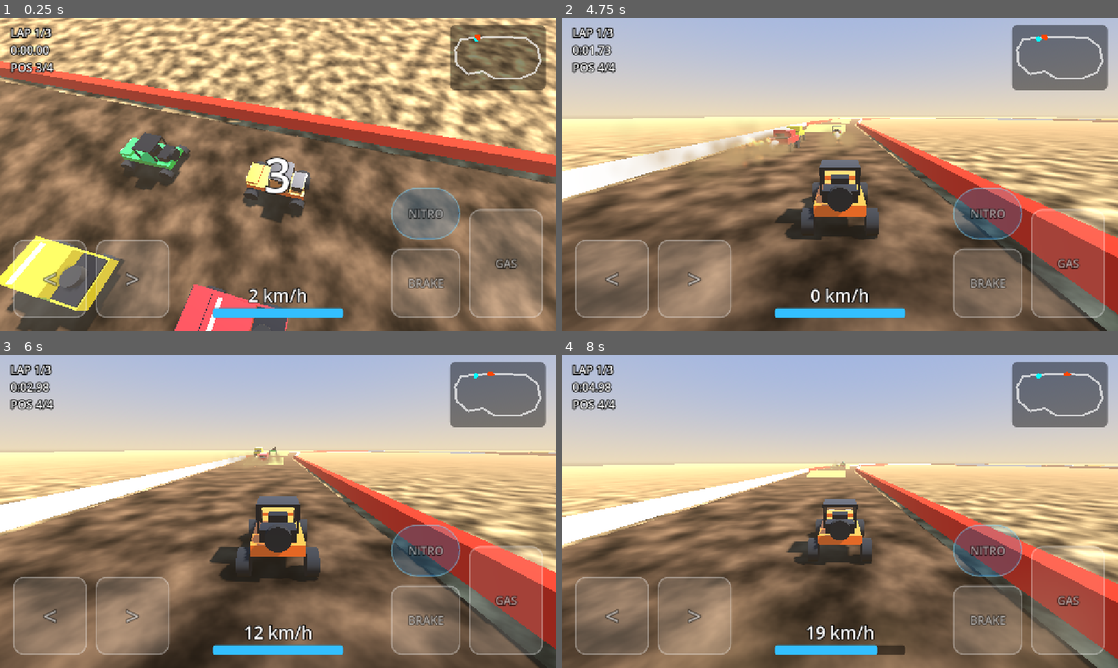
Above: before the commit, frames 1-4 (two rows, left to right).
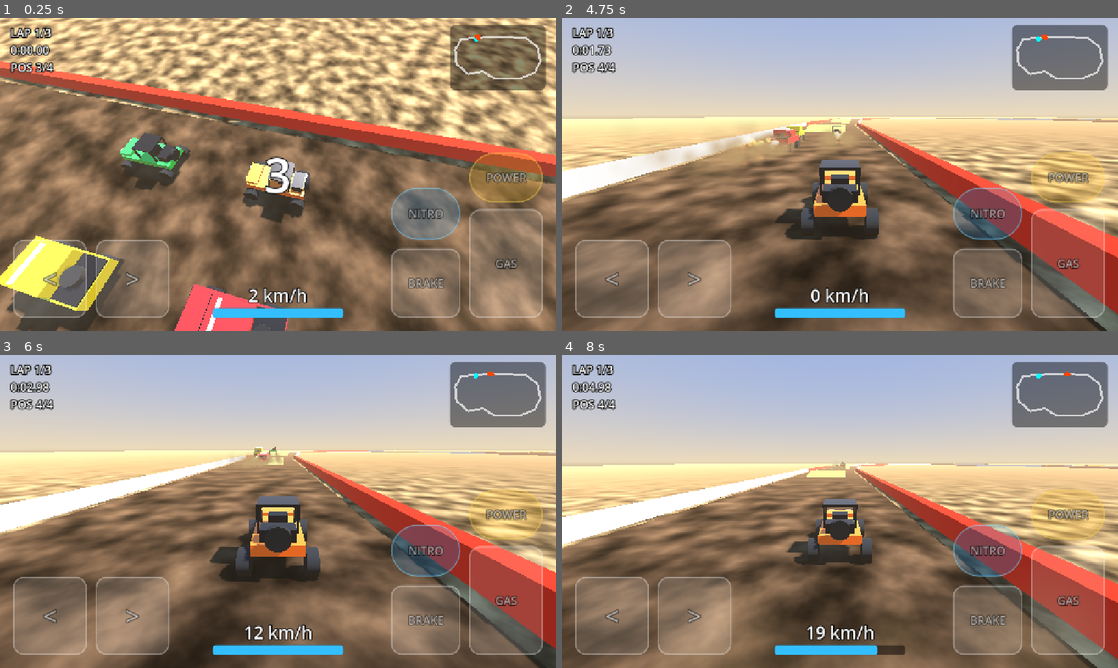
Above: after the commit, the same moments.

Repository: ran1979/offroad
Game: Godot game, scene res://scenes/tracks/offroad_track.tscn
Same seed, same stepped clock (60 frames per second), same inputs: the game is played once before the commit and once after it. This scene is started directly instead of the project's main scene.
Inputs (mouse positions are in pixels of both pictures, inside the frame that each line leads up to):
- Up to frame 1 (0.25 s): no input
- Up to frame 2 (4.75 s): move the mouse to (962, 158) at 0.52 s; hold Right (steer_right) 0.53-1.25 s; hold Space (nitro) 0.53-1.25 s; click (962, 158) at 0.67 s; tap Shift (use_power, bound only after the commit) at 0.8, 2.3, 3.8 s; drag from (728, 190) to (812, 237) at 1.27 s; move the mouse to (895, 105) at 2.02 s; hold Right (steer_right) 2.03-2.75 s; hold Space (nitro) 2.03-2.75 s; click (895, 105) at 2.17 s; tap Enter at 2.75 s; drag from (812, 237) to (673, 127) at 2.77 s; move the mouse to (1006, 221) at 3.52 s; hold Left (steer_left) 3.53-4.25 s; hold Space (nitro) 3.53-4.25 s; click (1006, 221) at 3.67 s; drag from (673, 127) to (756, 96) at 4.27 s
- Up to frame 3 (6 s): move the mouse to (305, 511) at 5.02 s; hold Down (brake) 5.03-5.75 s; hold Space (nitro) 5.03-5.75 s; click (305, 511) at 5.17 s; tap Shift (use_power, bound only after the commit) at 5.3 s; drag from (194, 433) to (166, 527) at 5.77 s
- Up to frame 4 (8 s): move the mouse to (962, 495) at 6.52 s; hold Up (accelerate) 6.53-7.25 s; hold Space (nitro) 6.53-7.25 s; click (962, 495) at 6.67 s; tap Shift (use_power, bound only after the commit) at 6.8 s; drag from (728, 527) to (812, 574) at 7.27 s

The runs differ from the first frame. In frame 1, 1.4% of the frame differs, in the area x 84-98%, y 42-60%; in frame 2, 0.7%; in frame 3, 0.8%; in frame 4, 0.7%.

Commit message:
Add road power-ups: fire, boom, speed (Shift)
Pickup boxes on five straights give a random power; Shift/E or the POWER
touch pad uses it. FIRE: homing fireball; BOOM: radial shockwave; SPEED:
2.5 s surge. Hits stun ~1 s. AI collects and uses powers. Nitro moves to
Space only. New synthesized sounds, HUD power label, smoke-test checks.

Co-Authored-By: Claude Opus 5.5 <noreply@anthropic.com>

Diff:
--- a/project.godot
+++ b/project.godot
@@ -45,7 +45,11 @@
 }
 nitro={
 "deadzone": 0.2,
-"events": [Object(InputEventKey,"resource_local_to_scene":fa …(209 unchanged characters)… "location":0,"echo":false,"script":null), Object(InputEventKey,"resource_local_to_scene":false,"resource_name":"","device":-1,"window_id":0,"alt_pressed":false,"shift_pressed":false,"ctrl_pressed":false,"meta_pressed":false,"pressed":false,"keycode":0,"physical_keycode":4194325,"key_label":0,"unicode":0,"location":0,"echo":false,"script":null)]
+"events": [Object(InputEventKey,"resource_local_to_scene":fa …(209 unchanged characters)… "location":0,"echo":false,"script":null)]
+}
+use_power={
+"deadzone": 0.2,
+"events": [Object(InputEventKey,"resource_local_to_scene":false,"resource_name":"","device":-1,"window_id":0,"alt_pressed":false,"shift_pressed":false,"ctrl_pressed":false,"meta_pressed":false,"pressed":false,"keycode":0,"physical_keycode":4194325,"key_label":0,"unicode":0,"location":0,"echo":false,"script":null), Object(InputEventKey,"resource_local_to_scene":false,"resource_name":"","device":-1,"window_id":0,"alt_pressed":false,"shift_pressed":false,"ctrl_pressed":false,"meta_pressed":false,"pressed":false,"keycode":0,"physical_keycode":69,"key_label":0,"unicode":0,"location":0,"echo":false,"script":null)]
 }
 
 [input_devices]
--- a/scenes/cars/car_base.tscn
+++ b/scenes/cars/car_base.tscn
@@ -187,3 +187,6 @@
 stream = ExtResource("4")
 volume_db = -10.0
 unit_size = 8.0
+
+[node name="PowerSound" type="AudioStreamPlayer3D" parent="."]
+unit_size = 10.0
--- a/scenes/ui/hud.tscn
+++ b/scenes/ui/hud.tscn
@@ -95,6 +95,19 @@
 text = "0 km/h"
 horizontal_alignment = 1
 
+[node name="Power" type="Label" parent="Root"]
+layout_mode = 1
+anchor_left = 0.5
+anchor_top = 1
+anchor_right = 0.5
+anchor_bottom = 1
+offset_left = -250
+offset_top = -160
+offset_right = 250
+offset_bottom = -115
+theme_override_font_sizes/font_size = 30
+horizontal_alignment = 1
+
 [node name="Nitro" type="ProgressBar" parent="Root"]
 layout_mode = 1
 anchor_left = 0.5
--- a/scenes/ui/touch_controls.tscn
+++ b/scenes/ui/touch_controls.tscn
@@ -31,6 +31,18 @@
 Label/colors/font_outline_color = Color(0, 0, 0, 1)
 Label/constants/outline_size = 8
 
+[sub_resource type="StyleBoxFlat" id="power_pad"]
+bg_color = Color(1, 0.75, 0.1, 0.35)
+border_width_left = 3
+border_width_top = 3
+border_width_right = 3
+border_width_bottom = 3
+border_color = Color(1, 0.85, 0.3, 0.9)
+corner_radius_top_left = 60
+corner_radius_top_right = 60
+corner_radius_bottom_right = 60
+corner_radius_bottom_left = 60
+
 [node name="TouchControls" type="CanvasLayer"]
 layer = 2
 script = ExtResource("1")
@@ -184,3 +196,25 @@
 text = "NITRO"
 horizontal_alignment = 1
 vertical_alignment = 1
+
+[node name="use_power" type="Panel" parent="Pads"]
+layout_mode = 1
+anchor_left = 1
+anchor_top = 1
+anchor_right = 1
+anchor_bottom = 1
+offset_left = -200
+offset_top = -410
+offset_right = -30
+offset_bottom = -295
+modulate = Color(1, 1, 1, 0.55)
+mouse_filter = 2
+theme_override_styles/panel = SubResource("power_pad")
+
+[node name="Label" type="Label" parent="Pads/use_power"]
+layout_mode = 1
+anchor_right = 1
+anchor_bottom = 1
+text = "POWER"
+horizontal_alignment = 1
+vertical_alignment = 1
--- a/scripts/ai_car.gd
+++ b/scripts/ai_car.gd
@@ -32,6 +32,7 @@
 	car.throttle_input = 0.4 if absf(angle) > 0.5 and speed > 15.0 else 1.0
 	car.brake_input = 1.0 if absf(angle) > 0.9 and speed > 18.0 else 0.0
 	car.nitro_input = absf(angle) < 0.15 and car.nitro > 40.0
+	car.power_input = _want_power(absf(angle))
 
 	# Wedged against a wall: back out with opposite lock.
 	_slow_time = _slow_time + delta if car.controls_enabled and speed < 1.5 else 0.0
@@ -43,3 +44,19 @@
 		car.steer_input = -car.steer_input
 		car.throttle_input = 0.0
 		car.brake_input = 1.0
+
+
+func _want_power(abs_angle: float) -> bool:
+	match car.power:
+		"speed":
+			return abs_angle < 0.1
+		"fire", "boom":
+			for c in get_tree().get_nodes_in_group("cars"):
+				if c == car:
+					continue
+				var local: Vector3 = car.global_basis.inverse() * (c.global_position - car.global_position)
+				if car.power == "boom" and local.length() < 9.0:
+					return true
+				if car.power == "fire" and local.z > 5.0 and local.z < 45.0 and absf(local.x) < 5.0:
+					return true
+	return false
--- a/scripts/car_base.gd
+++ b/scripts/car_base.gd
@@ -15,6 +15,12 @@
 const NITRO_MULT := 1.5
 const NITRO_DRAIN := 30.0  # % per second
 const NITRO_REGEN := 8.0   # % per second while fast or drifting
+const SPEED_POWER_TIME := 2.5
+const POWER_SOUNDS := {
+	"pickup": preload("res://audio/pickup.wav"),
+	"fire": preload("res://audio/fire.wav"),
+	"speed": preload("res://audio/speed.wav"),
+}
 
 var is_player := true
 var controls_enabled := false
@@ -23,6 +29,11 @@
 var brake_input := 0.0
 var nitro_input := false
 var nitro := 100.0
+var power_input := false  # use held power this frame
+var power := ""  # "", or one of Powers.KINDS
+var powers_used := 0
+var _boost_time := 0.0  # "speed" power remaining
+var _stun_time := 0.0  # spinning out after a hit
 var respawn_transform: Transform3D
 
 # Race state, owned by race_manager.gd
@@ -37,6 +48,7 @@
 @onready var engine_sound: AudioStreamPlayer3D = $EngineSound
 @onready var nitro_sound: AudioStreamPlayer3D = $NitroSound
 @onready var skid_sound: AudioStreamPlayer3D = $SkidSound
+@onready var power_sound: AudioStreamPlayer3D = $PowerSound
 
 
 func _ready() -> void:
@@ -45,8 +57,9 @@
 		w.damping_compression = suspension_damping
 		w.damping_relaxation = suspension_damping * 1.3
 		w.wheel_friction_slip = friction_slip * (1.0 if w.use_as_steering else 0.9)
-	if not freeze:  # showroom cars stay silent
+	if not freeze:  # showroom cars stay silent and out of play
 		engine_sound.play()
+		add_to_group("cars")
 
 
 func apply_data(d: CarData, tint := d.color) -> void:
@@ -69,6 +82,18 @@
 		throttle_input = Input.get_action_strength("accelerate")
 		brake_input = Input.get_action_strength("brake")
 		nitro_input = Input.is_action_pressed("nitro")
+		power_input = Input.is_action_just_pressed("use_power")
+	if controls_enabled and power_input and power != "":
+		_use_power()
+	_boost_time = maxf(_boost_time - delta, 0.0)
+	if _boost_time > 0.0:
+		throttle_input = 1.0
+	if _stun_time > 0.0:  # spinning out: no control
+		_stun_time -= delta
+		steer_input = 0.0
+		throttle_input = 0.0
+		brake_input = 0.0
+		nitro_input = false
 	if not controls_enabled:
 		steer_input = 0.0
 		throttle_input = 0.0
@@ -79,8 +104,11 @@
 	var fwd_speed := linear_velocity.dot(global_basis.z)
 	var drift := absf(linear_velocity.dot(global_basis.x))
 	var grounded := is_grounded()
-	var boosting := nitro_input and nitro > 0.0 and throttle_input > 0.0
-	var mult := NITRO_MULT if boosting else 1.0
+	var nitro_on := nitro_input and nitro > 0.0 and throttle_input > 0.0
+	var boosting := nitro_on or _boost_time > 0.0
+	var mult := NITRO_MULT if nitro_on else 1.0
+	if _boost_time > 0.0:
+		mult = 1.7
 
 	# Steering: less lock at speed.
 	var steer_target := steer_input * max_steer_angle * lerpf(1.0, 0.5, clampf(speed / top_speed, 0.0, 1.0))
@@ -97,7 +125,7 @@
 			engine_force = -brake_input * max_engine_force * 0.6  # reverse
 
 	# Nitro gauge
-	if boosting:
+	if nitro_on:
 		nitro = maxf(nitro - NITRO_DRAIN * delta, 0.0)
 	elif grounded and (speed > top_speed * 0.7 or drift > 4.0):
 		nitro = minf(nitro + NITRO_REGEN * delta, 100.0)
@@ -125,6 +153,52 @@
 		respawn()
 
 
+## Called by pickups. Returns false if already holding a power.
+func give_power() -> bool:
+	if power != "":
+		return false
+	power = Powers.KINDS.pick_random()
+	_play_power_sound("pickup")
+	return true
+
+
+## Knocked by a fireball or boom: `push` is a velocity change (m/s).
+func hit(push: Vector3) -> void:
+	apply_central_impulse(push * mass)
+	apply_torque_impulse(Vector3.UP * (8.0 if randf() < 0.5 else -8.0) * mass)
+	_stun_time = 1.2
+
+
+func _use_power() -> void:
+	match power:
+		"speed":
+			_boost_time = SPEED_POWER_TIME
+			apply_central_impulse(global_basis.z * 5.0 * mass)
+			_play_power_sound("speed")
+		"fire":
+			var fb := Powers.Fireball.new()
+			fb.shooter = self
+			fb.velocity = global_basis.z * (maxf(linear_velocity.dot(global_basis.z), 0.0) + 40.0)
+			fb.position = global_position + global_basis.z * 3.0 + Vector3.UP
+			get_parent().add_child(fb)
+			_play_power_sound("fire")
+		"boom":
+			const RADIUS := 14.0
+			for c in get_tree().get_nodes_in_group("cars"):
+				var away: Vector3 = c.global_position - global_position
+				if c != self and away.length() < RADIUS:
+					var falloff := 1.0 - away.length() / RADIUS * 0.5
+					c.hit((Vector3(away.x, 0, away.z).normalized() * 10.0 + Vector3.UP * 7.0) * falloff)
+			Powers.flash(get_parent(), global_position + Vector3.UP, Powers.COLORS.boom, RADIUS)
+	power = ""
+	powers_used += 1
+
+
+func _play_power_sound(key: String) -> void:
+	power_sound.stream = POWER_SOUNDS[key]
+	power_sound.play()
+
+
 func _set_loop(player: AudioStreamPlayer3D, on: bool) -> void:
 	if player.playing != on:
 		player.playing = on
@@ -135,3 +209,4 @@
 	linear_velocity = Vector3.ZERO
 	angular_velocity = Vector3.ZERO
 	_stuck_time = 0.0
+	_stun_time = 0.0
--- a/scripts/hud.gd
+++ b/scripts/hud.gd
@@ -12,6 +12,7 @@
 @onready var info_label: Label = $Root/Info/Extra
 @onready var speed_label: Label = $Root/Speed
 @onready var nitro_bar: ProgressBar = $Root/Nitro
+@onready var power_label: Label = $Root/Power
 @onready var center_label: Label = $Root/Center
 @onready var minimap: Control = $Root/Minimap
 @onready var results: Control = $Root/Results
@@ -38,7 +39,9 @@
 	_map_offset = minimap.size / 2.0 - (lo + hi) / 2.0 * _map_scale
 
 
-func update_hud(speed_kmh: float, nitro: float, lap: String, time: String, info: String) -> void:
+func update_hud(speed_kmh: float, nitro: float, lap: String, time: String, info: String, power := "") -> void:
+	power_label.text = "" if power == "" else "%s  [SHIFT]" % power.to_upper()
+	power_label.modulate = Powers.COLORS.get(power, Color.WHITE)
 	speed_label.text = "%d km/h" % speed_kmh
 	nitro_bar.value = nitro
 	lap_label.text = lap
--- a/scripts/offroad_track.gd
+++ b/scripts/offroad_track.gd
@@ -12,6 +12,8 @@
 ## [segment, fraction along it, angle in degrees]; each sits on a long straight so jumps land clear of corners.
 const RAMPS := [[0, 0.7, 8.0], [1, 0.3, 11.0], [6, 0.25, 11.0]]
 const RAMP_SIZE := Vector3(9, 0.6, 9)
+## Segments that get a row of three power-up boxes at their midpoint (kept clear of ramps).
+const PICKUP_SEGMENTS := [2, 4, 8, 10, 12]
 
 @onready var race_manager := $RaceManager
 
@@ -22,6 +24,12 @@
 		_add_ramp(r[0], r[1], r[2])
 	for i in WAYPOINTS.size():
 		_add_checkpoint(i)
+	for seg in PICKUP_SEGMENTS:
+		var d := dir_out(seg)
+		for lane in [-4.5, 0.0, 4.5]:
+			var box := Powers.Pickup.new()
+			box.position = WAYPOINTS[seg].lerp(WAYPOINTS[(seg + 1) % WAYPOINTS.size()], 0.5) + Vector3(-d.z, 0, d.x) * lane
+			add_child(box)
 	race_manager.setup(self)
 
 
--- /dev/null
+++ b/scripts/powers.gd
@@ -0,0 +1,115 @@
+class_name Powers
+## Road power-ups: pickup boxes, the fireball projectile and explosion flashes.
+## Cars hold one power at a time (see car_base.gd give_power / _use_power).
+
+const KINDS := ["fire", "boom", "speed"]
+const COLORS := {"fire": Color(1.0, 0.45, 0.1), "boom": Color(1.0, 0.2, 0.2), "speed": Color(0.2, 0.85, 1.0)}
+const BOOM_SOUND := preload("res://audio/boom.wav")
+
+
+static func glow(color: Color, alpha := 1.0) -> StandardMaterial3D:
+	var m := StandardMaterial3D.new()
+	m.albedo_color = Color(color, alpha)
+	m.emission_enabled = true
+	m.emission = color
+	m.emission_energy_multiplier = 3.0
+	if alpha < 1.0:
+		m.transparency = BaseMaterial3D.TRANSPARENCY_ALPHA
+	return m
+
+
+## Expanding fading sphere + boom sound at `pos`.
+static func flash(parent: Node, pos: Vector3, color: Color, radius: float) -> void:
+	var ball := MeshInstance3D.new()
+	ball.mesh = SphereMesh.new()
+	ball.material_override = glow(color, 0.7)
+	ball.position = pos
+	ball.scale = Vector3.ONE * 0.5
+	parent.add_child(ball)
+	var snd := AudioStreamPlayer3D.new()
+	snd.stream = BOOM_SOUND
+	snd.unit_size = 15.0
+	ball.add_child(snd)
+	snd.play()
+	var tw := ball.create_tween().set_parallel()
+	tw.tween_property(ball, "scale", Vector3.ONE * radius, 0.4)
+	tw.tween_property(ball.material_override, "albedo_color:a", 0.0, 0.5)
+	tw.chain().tween_interval(1.0)  # let the sound finish
+	tw.chain().tween_callback(ball.queue_free)
+
+
+## Spinning box on the road; gives a random power, respawns after a few seconds.
+class Pickup extends Area3D:
+	var _mesh := MeshInstance3D.new()
+	var _t := randf() * TAU
+
+	func _ready() -> void:
+		var shape := CollisionShape3D.new()
+		shape.shape = BoxShape3D.new()
+		shape.shape.size = Vector3(2.5, 3.0, 2.5)
+		shape.position.y = 1.5
+		add_child(shape)
+		_mesh.mesh = BoxMesh.new()
+		_mesh.mesh.size = Vector3.ONE * 1.1
+		_mesh.material_override = Powers.glow(Color(1.0, 0.85, 0.2), 0.85)
+		add_child(_mesh)
+		body_entered.connect(_on_body)
+
+	func _process(delta: float) -> void:
+		_t += delta
+		_mesh.rotation = Vector3(0.6, _t * 2.0, 0.3)
+		_mesh.position.y = 1.3 + sin(_t * 3.0) * 0.25
+
+	func _on_body(body: Node3D) -> void:
+		if not _mesh.visible or not body.has_method("give_power") or not body.give_power():
+			return
+		_mesh.visible = false
+		await get_tree().create_timer(5.0).timeout
+		_mesh.visible = true
+		for b in get_overlapping_bodies():  # someone parked on it
+			_on_body(b)
+			break
+
+
+## Fast projectile that homes gently on the nearest car ahead.
+class Fireball extends Area3D:
+	var shooter: Node3D
+	var velocity: Vector3
+	var _life := 3.0
+
+	func _ready() -> void:
+		var shape := CollisionShape3D.new()
+		shape.shape = SphereShape3D.new()
+		shape.shape.radius = 0.8
+		add_child(shape)
+		var ball := MeshInstance3D.new()
+		ball.mesh = SphereMesh.new()
+		ball.mesh.radius = 0.45
+		ball.mesh.height = 0.9
+		ball.material_override = Powers.glow(Powers.COLORS.fire)
+		add_child(ball)
+		var light := OmniLight3D.new()
+		light.light_color = Powers.COLORS.fire
+		light.omni_range = 6.0
+		add_child(light)
+		body_entered.connect(_on_body)
+
+	func _physics_process(delta: float) -> void:
+		var dir := velocity.normalized()
+		for c in get_tree().get_nodes_in_group("cars"):
+			var to: Vector3 = c.global_position - global_position
+			if c != shooter and to.length() < 60.0 and dir.dot(to.normalized()) > 0.85:
+				velocity = velocity.slerp(to.normalized() * velocity.length(), 4.0 * delta)
+				break
+		global_position += velocity * delta
+		_life -= delta
+		if _life <= 0.0:
+			queue_free()
+
+	func _on_body(body: Node3D) -> void:
+		if body == shooter:
+			return
+		if body.has_method("hit"):
+			body.hit(velocity.normalized() * 6.0 + Vector3.UP * 6.0)
+		Powers.flash(get_parent(), global_position, Powers.COLORS.fire, 5.0)
+		queue_free()
--- a/scripts/race_manager.gd
+++ b/scripts/race_manager.gd
@@ -88,7 +88,7 @@
 		info = "BEST LAP " + (fmt_time(best_lap) if best_lap < INF else "--")
 	else:
 		info = "POS %d/%d" % [position_of(player), cars.size()]
-	hud.update_hud(player.linear_velocity.length() * 3.6, player.nitro, "LAP %d/%d" % [lap, TOTAL_LAPS], time_text, info)
+	hud.update_hud(player.linear_velocity.length() * 3.6, player.nitro, "LAP %d/%d" % [lap, TOTAL_LAPS], time_text, info, player.power)
 
 
 func on_checkpoint(body: Node3D, i: int) -> void:
--- a/tests/smoke_test.gd
+++ b/tests/smoke_test.gd
@@ -1,8 +1,11 @@
 extends Node
 ## Headless smoke test: godot --headless --fixed-fps 60 res://tests/smoke_test.tscn
-## Player holds gas on the first straight; every AI must complete a lap within 60 s.
+## Player holds gas on the first straight; BOOM must hit the grid; every AI must complete a lap
+## and use a power within 60 s; the final checkpoint must end the race.
 
 var frame := 0
+var peak_kmh := 0.0
+var peak_pitch := 0.0
 var rm: Node
 
 
@@ -22,15 +25,23 @@
 func _physics_process(_d: float) -> void:
 	frame += 1
 	var p: VehicleBody3D = rm.player
+	if frame <= 60 * 9:  # peak, since a power hit can slow the player at any moment
+		peak_kmh = maxf(peak_kmh, p.linear_velocity.length() * 3.6)
+		peak_pitch = maxf(peak_pitch, p.engine_sound.pitch_scale)
 	if frame % 120 == 0:
 		print("t=%ds player %.0f km/h y=%.2f" % [frame / 60, p.linear_velocity.length() * 3.6, p.global_position.y])
 		for c in rm.cars.slice(1):
 			var ai: Node = c.get_child(-1)
 			print("   AI passed=%d tgt=%d pos=%v v=%.1f up=%.2f steer=%.2f" % [c.passed, ai.target, c.global_position.snapped(Vector3.ONE * 0.1), c.linear_velocity.length(), c.global_basis.y.y, c.steering])
+	if frame == 60 * 4:  # just after GO the grid is bunched up: BOOM must knock someone
+		p.power = "boom"
+		p._use_power()
+		if not rm.cars.slice(1).any(func(c): return c._stun_time > 0.0):
+			_fail("boom hit nobody")
 	if frame == 60 * 9:
-		if p.linear_velocity.length() * 3.6 < 60.0:
+		if peak_kmh < 60.0:
 			_fail("player too slow")
-		if not p.engine_sound.playing or p.engine_sound.pitch_scale < 1.2:
+		if not p.engine_sound.playing or peak_pitch < 1.2:
 			_fail("engine sound not revving")
 		Input.action_release("accelerate")
 	if frame == 60 * 60:
@@ -51,5 +62,9 @@
 			_fail("no finish sound")
 		print(rm.hud.get_node("Root/Results/VBox/Stats").text)
 		print("AI passed: ", rm.cars.slice(1).map(func(c): return c.passed))
+		var used: Array = rm.cars.slice(1).map(func(c): return c.powers_used)
+		print("AI powers used: ", used)
+		if used.reduce(func(x, y): return x + y) == 0:
+			_fail("AI never used a power")
 		print("SMOKE OK")
 		get_tree().quit()
Not shown, added: audio/boom.wav.import
Not shown, added: audio/fire.wav.import
Not shown, added: audio/pickup.wav.import
Not shown, added: audio/speed.wav.import
Not shown, added: scripts/powers.gd.uid
Not shown, changed: README.md
Not shown, added: audio/boom.wav
Not shown, added: audio/fire.wav
Not shown, added: audio/pickup.wav
Not shown, added: audio/speed.wav
Not shown, changed: tools/gen_audio.py
